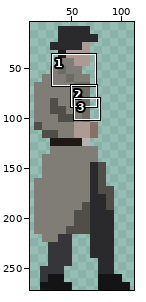
One commit to this sprite sheet: src/assets/character.png. Above: a wide view before the commit, with the close-up outlined.
Close-up. First the earlier version:
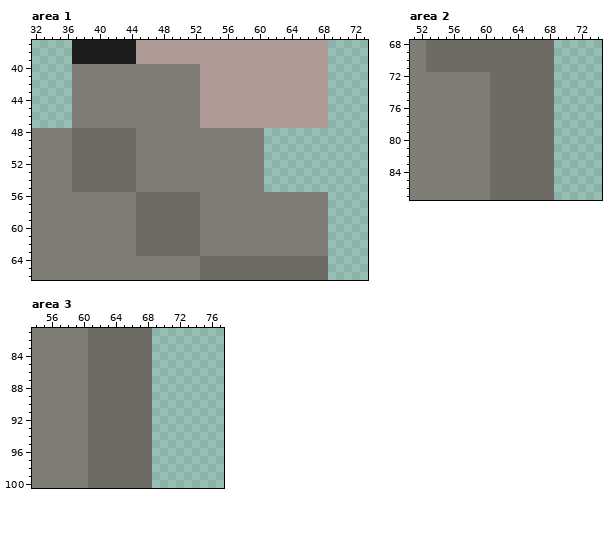
The file is 116x272 pixels. Colours within 5 levels of each other are drawn and written as one. Shown: area 1: x 32..73, y 37..66; area 2: x 51..74, y 68..87; area 3: x 54..77, y 81..100. The wide view leaves out empty margins. The commit also changed other parts of the picture, which this record leaves out.
Once edited:
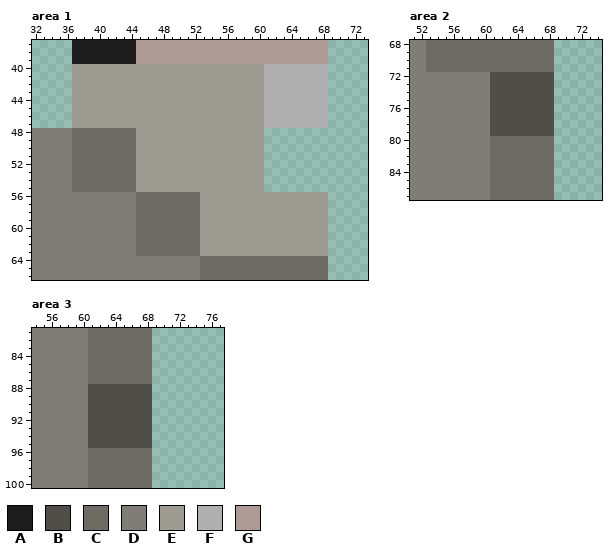
Palette (. is transparent): A #1c1c1c  B #504e49  C #6d6b64  D #7f7d76  E #9e9b93  F #afafaf  G #ad9a94
Change:
Area 1:
The edit turns colour D into colour E in rows 40 to 47 at x 37 to 52; in rows 48 to 55 at x 45 to 60; in rows 56 to 63 at x 53 to 68.
The edit turns colour G into colour E in rows 40 to 47 at x 53 to 60.
The edit turns colour G into colour F in rows 40 to 47 at x 61 to 68.
Area 2:
The edit turns colour C into colour B in rows 72 to 79 at x 61 to 68.
Area 3:
The edit turns colour C into colour B in rows 88 to 95 at x 61 to 68.
